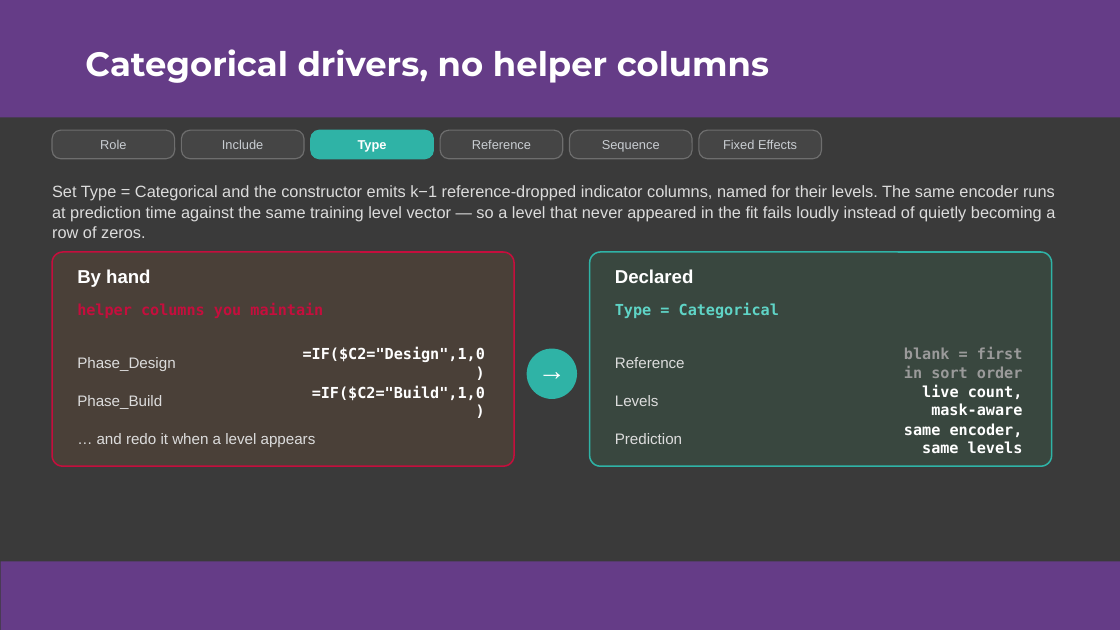
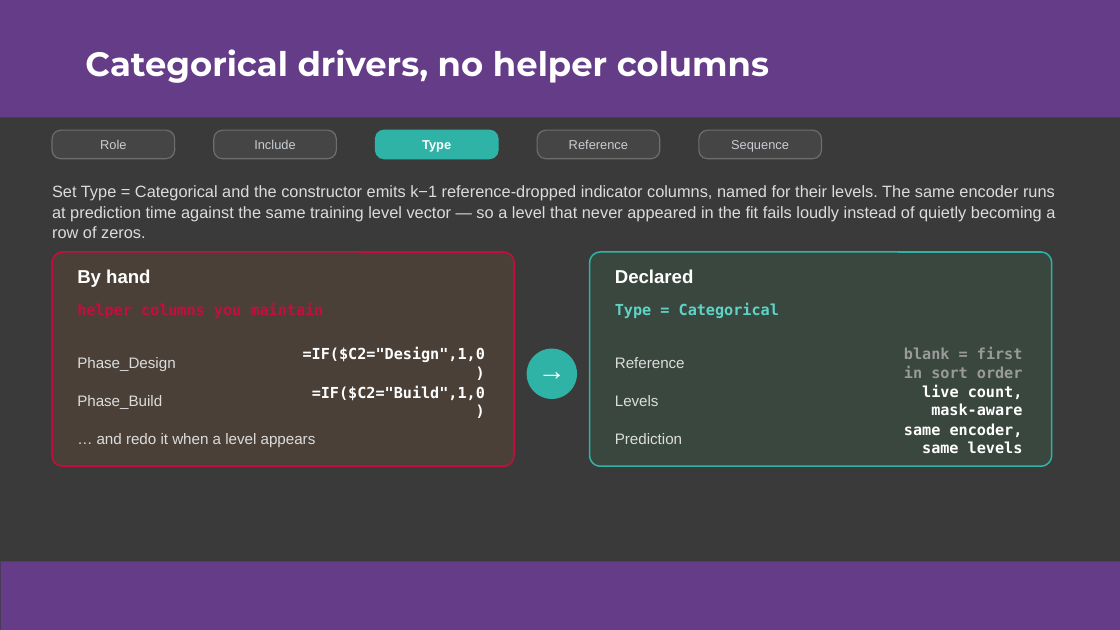
Before and after one commit to colodnerdata/Statistical_Analysis_Lambda_Catalog, a slide deck: slide 11 of Presentations/Statistical_Analysis_LAMBDA_Catalog_CECOP_45min_DARK.pptx. Drawn at 1120x630 pixels with LibreOffice and Linux fonts; fonts in the diff are those of the drawing. Boxes give left, top, right and bottom in pixels: in the first picture for what was removed or moved away, otherwise in the second. Text is boxed around its words. In the diff, an @@ line names an element or a change of style, - is before the commit and + after.

```diff
--- a/Presentations/Statistical_Analysis_LAMBDA_Catalog_CECOP_45min_DARK.pptx
+++ b/Presentations/Statistical_Analysis_LAMBDA_Catalog_CECOP_45min_DARK.pptx
@@ text "Include": place and size @@
-text "Include" at (222,140,263,149)
+text "Include" at (254,140,295,149)
@@ rounded rectangle: place and size @@
-rounded rectangle at (181,130,304,159)
+rounded rectangle at (213,130,336,159)
@@ text "Type": place and size @@
-text "Type" at (358,140,387,152)
+text "Type" at (422,140,451,152)
@@ rounded rectangle: place and size @@
-rounded rectangle at (311,130,434,159)
+rounded rectangle at (376,130,498,159)
@@ text "Reference": place and size @@
-text "Reference" at (472,140,531,149)
+text "Reference" at (569,140,628,149)
@@ rounded rectangle: place and size @@
-rounded rectangle at (440,130,563,159)
+rounded rectangle at (537,130,660,159)
@@ rounded rectangle removed at (570,130,692,159) @@
@@ text "Sequence": place and size @@
-text "Sequence" at (602,140,660,152)
+text "Sequence" at (731,140,789,152)
@@ text removed at (723,140,797,149) @@
-Fixed Effects
```
Also in this commit, not shown: 4 other slides changed, 21 other files.
